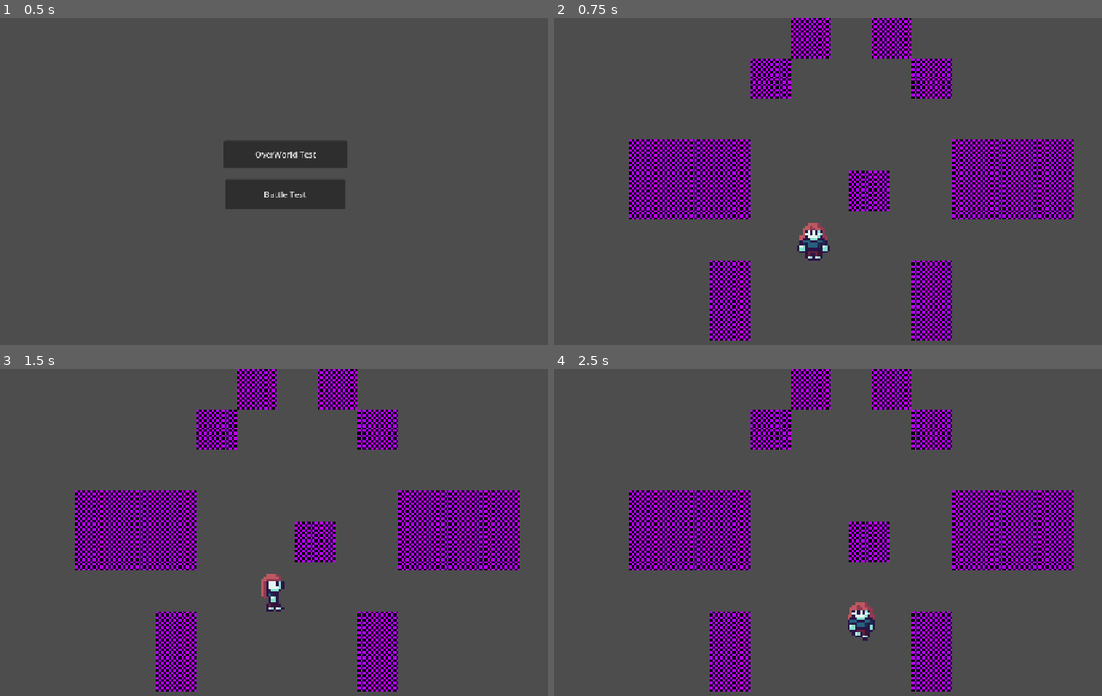
Above: before the commit, frames 1-4 (two rows, left to right).
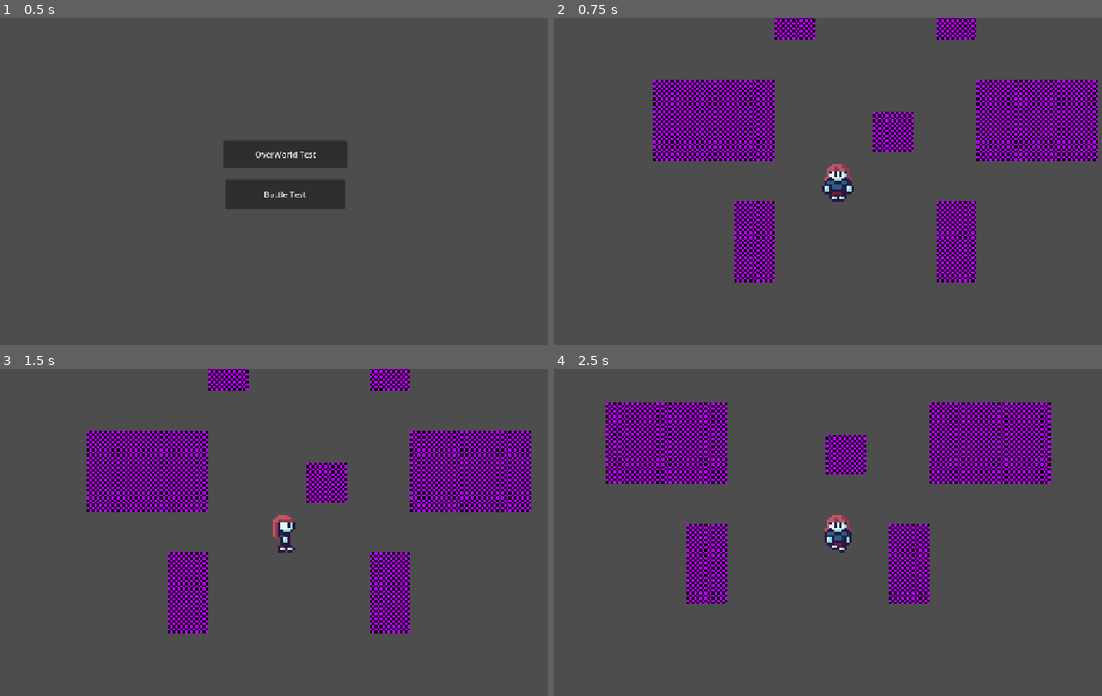
Above: after the commit, the same moments.

Repository: fffussel/RandomRPG
Game: Godot game, scene res://Scenes/Menu/mainMenu.tscn
Same seed, same stepped clock (60 frames per second), same inputs: the game is played once before the commit and once after it.
Inputs:
- Up to frame 1 (0.5 s): no input
- Up to frame 2 (0.75 s): click "OverWorld Test" at 0.5 s
- Up to frame 3 (1.5 s): tap Enter at 1.25 s; hold D (worldSceneWalkEast) from 1.28 s (still down)
- Up to frame 4 (2.5 s): release D (worldSceneWalkEast) at 2.03 s; hold S (worldSceneWalkSouth) from 2.03 s (still down)

Frame 1 is identical in both runs. In frame 2, 31% of the frame differs, in the area x 13-100%, y 0-99%; in frame 3, 30%; in frame 4, 33%, in the area x 9-95%, y 0-99%.

Commit message:
rewind time

Diff:
--- a/Scenes/World/world.tscn
+++ b/Scenes/World/world.tscn
@@ -25,3 +25,5 @@
 [node name="Player" parent="." unique_id=1753926807 instance=ExtResource("2_yp2ti")]
 position = Vector2(528, 441)
 scale = Vector2(5, 5)
+
+[node name="Camera2D" type="Camera2D" parent="Player" unique_id=147645580]
Binary file removed: AssetEX/Sprites/32x32/UI/Button.png
Not shown, removed: AssetEX/Sprites/32x32/UI/Button.png.import
